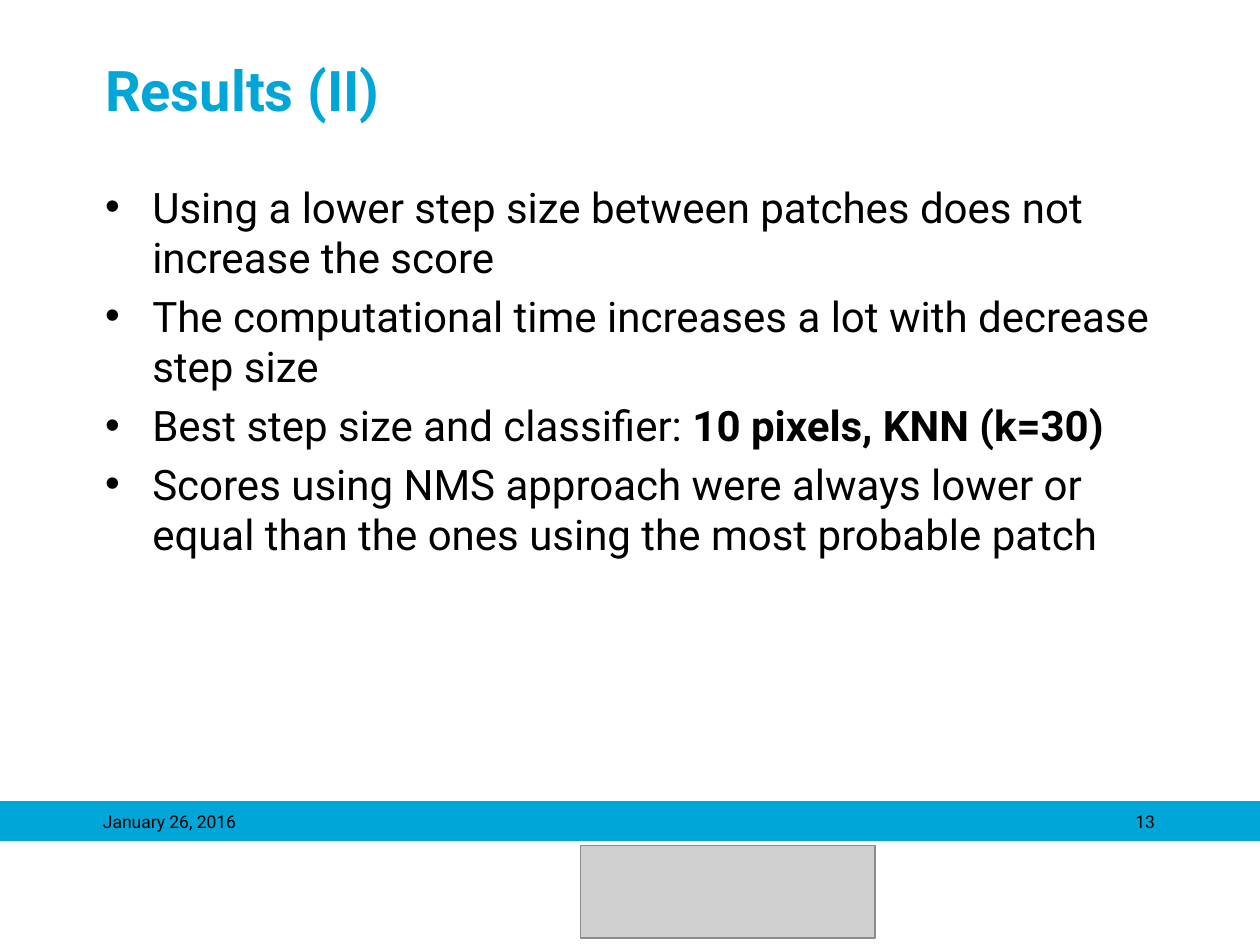
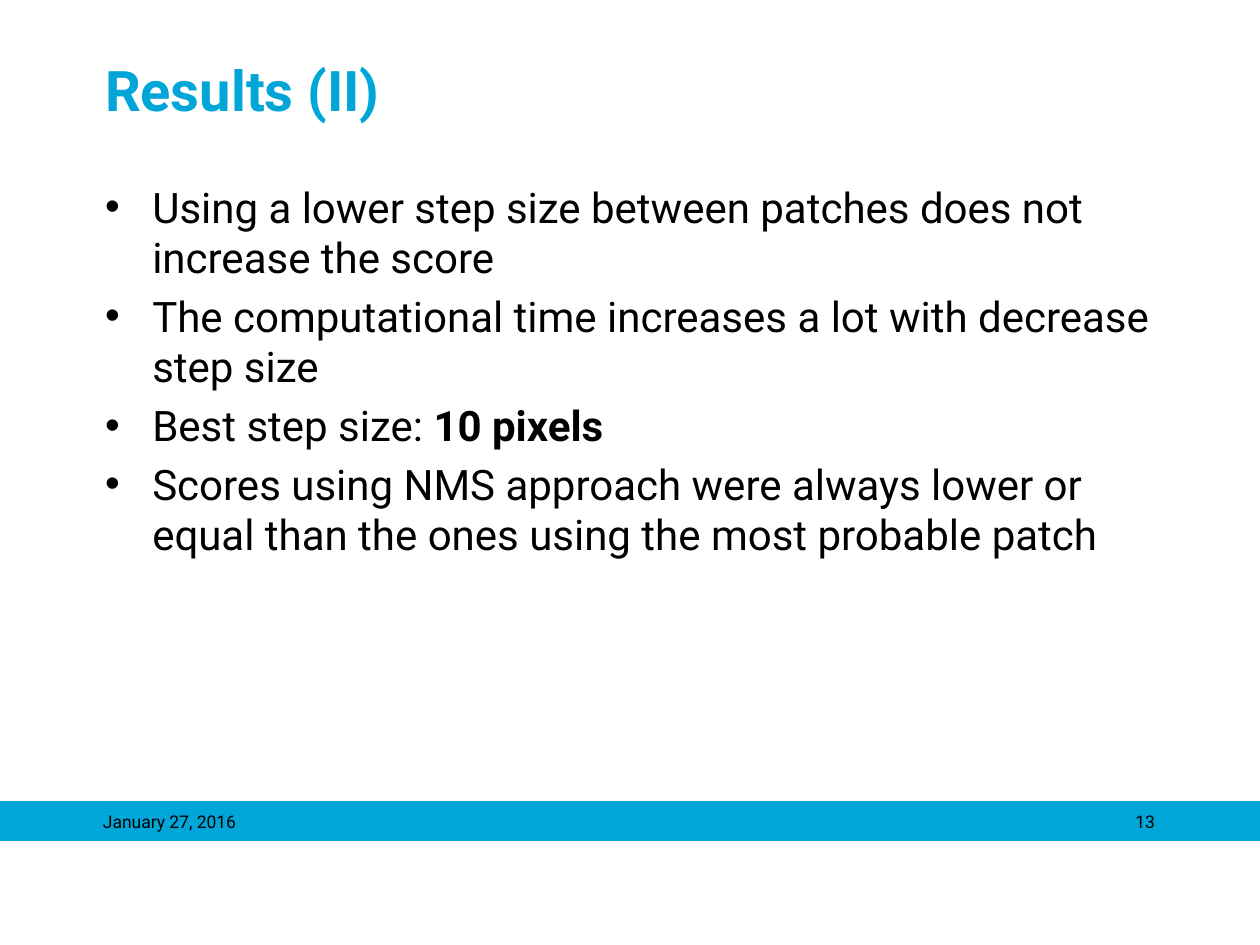
Before and after one commit to mariasv/MM_MedVis_Project, a slide deck: slide 13 of ppt/Object Detection in Medical Images_maria.pptx. Drawn at 1260x945 pixels with LibreOffice and Linux fonts; fonts in the diff are those of the drawing; grey boxes stand for pictures; background and template pictures are left out. Boxes give left, top, right and bottom in pixels: in the first picture for what was removed or moved away, otherwise in the second. Text is boxed around its words. In the diff, an @@ line names an element or a change of style, - is before the commit and + after.

```diff
--- a/ppt/Object Detection in Medical Images_maria.pptx
+++ b/ppt/Object Detection in Medical Images_maria.pptx
@@ text at (x1=152, y1=409, x2=603, y2=450): text changed @@
-• Best step size and classifier: 10 pixels, KNN (k=30)
+• Best step size: 10 pixels
@@ text at (x1=103, y1=815, x2=236, y2=832): text changed @@
-January 26, 2016
+January 27, 2016
@@ picture removed at (x1=581, y1=845, x2=876, y2=937) @@
```
Also in this commit, not shown: 14 other slides changed, 2 slides added, 3 slides removed.
